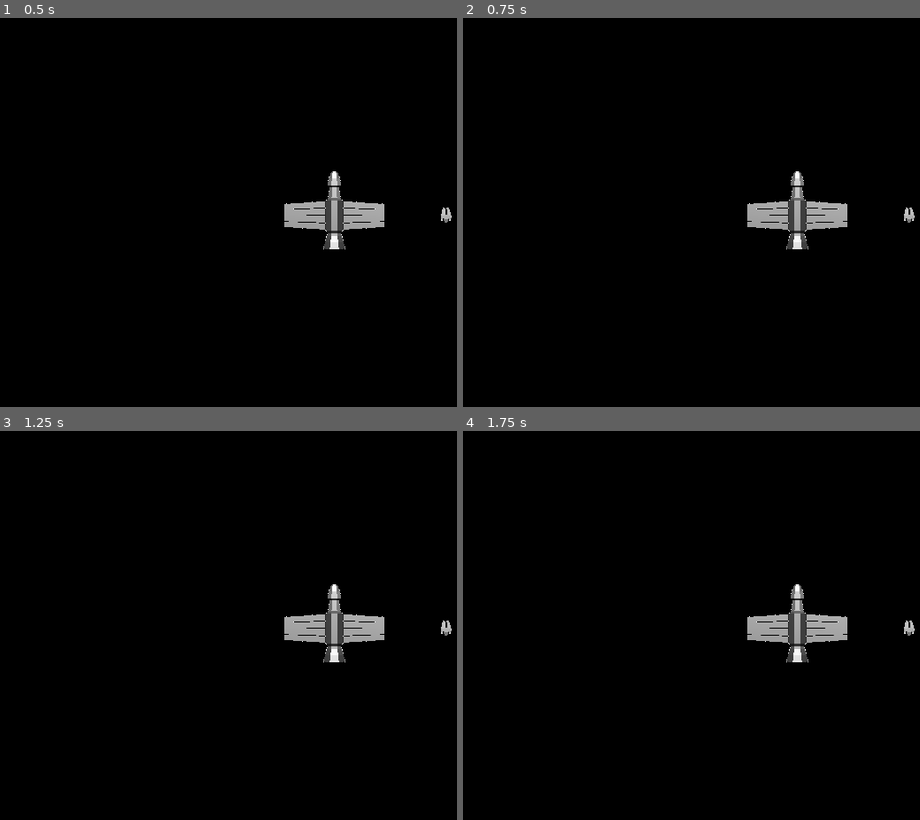
Above: before the commit, frames 1-4 (two rows, left to right).
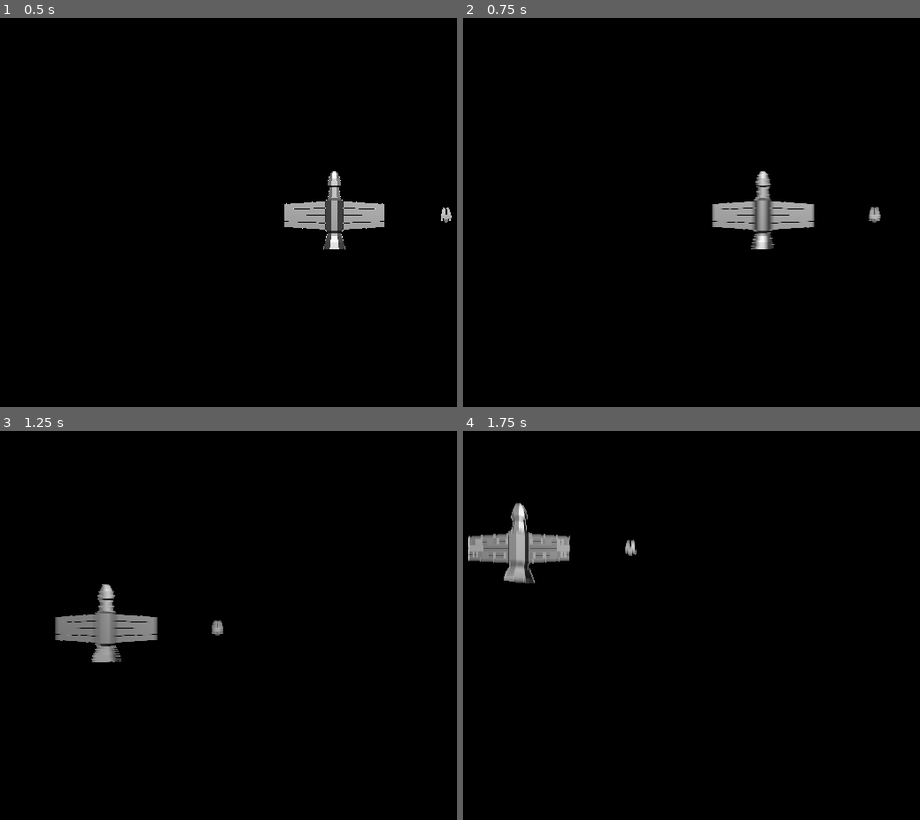
Above: after the commit, the same moments.

Repository: manglemix/spaceweed
Game: Godot game, scene res://test_scenes/Gameplay.tscn
Two runs of this game, one before a commit and one after it. Both use one fixed random seed, a clock stepped at 60 frames per second and the inputs below. This scene is started directly instead of the project's main scene.
Inputs (mouse positions are in pixels of both pictures, inside the frame that each line leads up to):
- Up to frame 1 (0.5 s): no input
- Up to frame 2 (0.75 s): tap Enter at 0.5 s; move the mouse to (outside the picture) at 0.52 s; hold D (move_right) from 0.53 s (still down); right-click (outside the picture) at 0.6 s
- Up to frame 3 (1.25 s): keep holding D (move_right)
- Up to frame 4 (1.75 s): move the mouse to (654, 648) at 1.27 s; release D (move_right) at 1.28 s; hold S (move_down) from 1.28 s (still down); tap Middle mouse button (drag_camera) at 1.35 s

Frame 1 is identical in both runs. In frame 2, 2.5% of the frame differs, in the area x 54-99%, y 39-60%; in frame 3, 3.9%; in frame 4, 4.0%, in the area x 1-99%, y 18-60%.

Commit message:
Updated camera_move enter exit methods

Diff:
--- a/scenes/standard_camera/camera_move.gd
+++ b/scenes/standard_camera/camera_move.gd
@@ -20,7 +20,12 @@
 
 
 func enter(msg := {}) -> void:
+	set_processing(true)
 	target_z = player.global_transform.origin.z
+
+
+func exit(msg := {}) -> void:
+	set_processing(false)
 
 
 func _process(delta):
